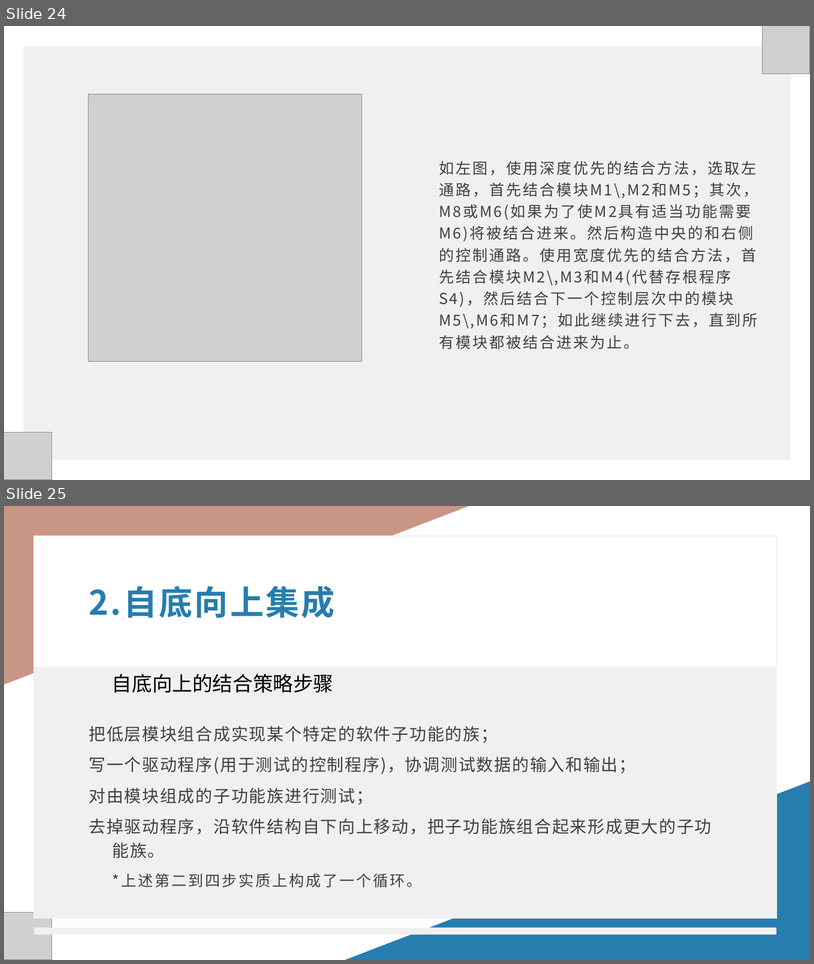
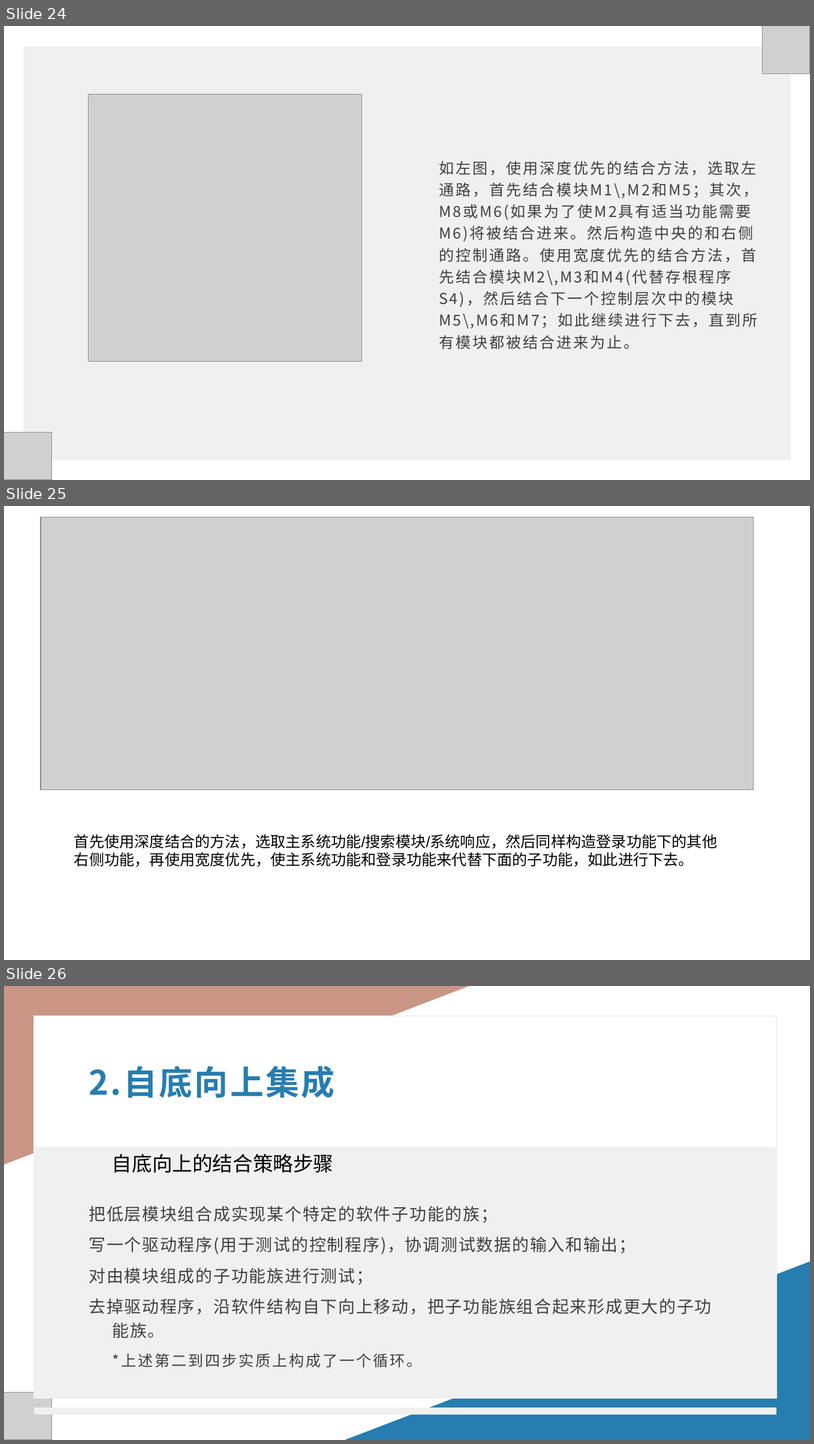
Before and after one commit to xlisses/ruang, a slide deck: implement/翻转PPT1.pptx. Shown one above the other, each under a label of ours: slides 24 and 25 before the commit, slides 24, 25 and 26 after it. The pictures are 814x964 and 814x1444 pixels, drawn with LibreOffice and Linux fonts; fonts in the diff are those of the drawing; grey boxes stand for pictures. Boxes give left, top, right and bottom in pixels: in the first picture for what was removed or moved away, otherwise in the second. Text is boxed around its words. In the diff, an @@ line names an element or a change of style, - is before the commit and + after.

```diff
--- a/implement/翻转PPT1.pptx
+++ b/implement/翻转PPT1.pptx
@@ slide 25 added at <box>4,506,810,960</box>, background #FFFFFF @@
@@ picture added at <box>41,517,754,790</box> @@
@@ text added at <box>74,834,717,867</box>, 18 pt, text #000000 @@
+首先使用深度结合的方法，选取主系统功能/搜索模块/系统响应，然后同样构造登录功能下的其他右侧功能，再使用宽度优先，使主系统功能和登录功能来代替下面的子功能，如此进行下去。
@@ what was slide 25 is now slide 26 @@
```
Also in this commit, not shown: 1 other slide added.
